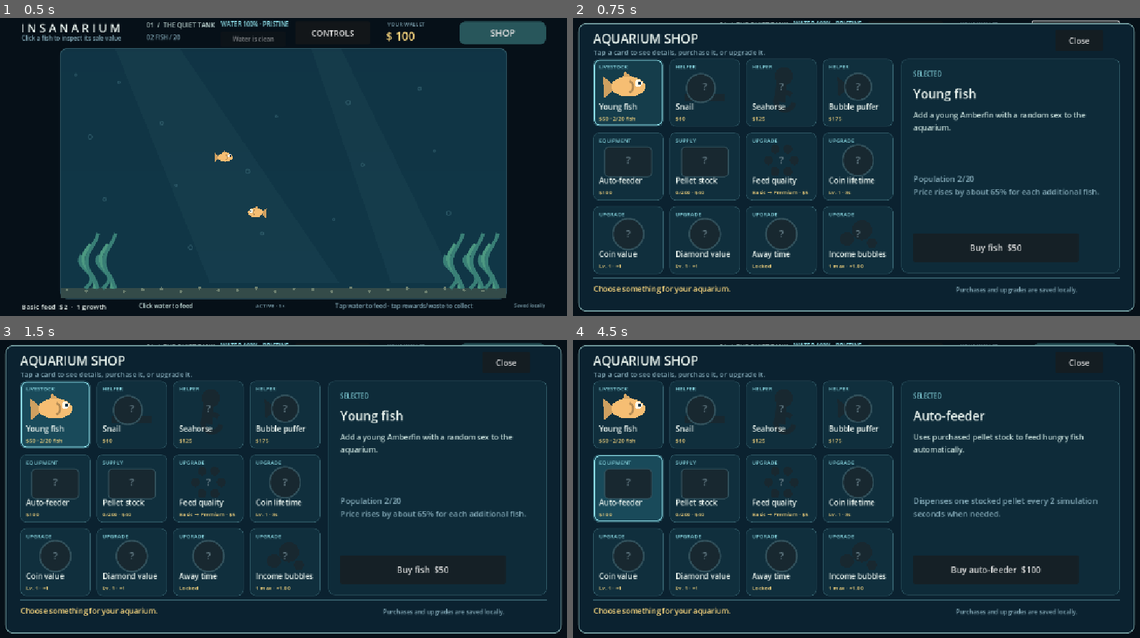
Above: before the commit, frames 1-4 (two rows, left to right).
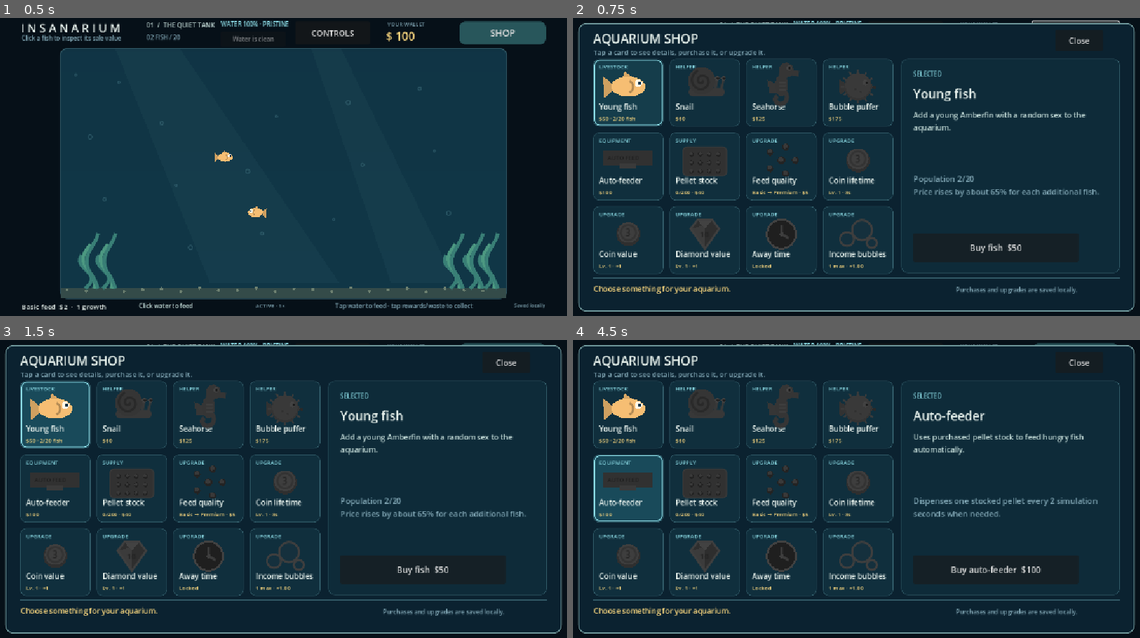
Above: after the commit, the same moments.

Repository: joshuakosasih/insanarium
Game: Godot game, scene res://scenes/aquarium.tscn
Two runs of this game, one before a commit and one after it. Both use one fixed random seed, a clock stepped at 60 frames per second and the inputs below.
Inputs (mouse positions are in pixels of both pictures, inside the frame that each line leads up to):
- Up to frame 1 (0.5 s): no input
- Up to frame 2 (0.75 s): click "SHOP" at 0.5 s
- Up to frame 3 (1.5 s): click (56, 414) at 1.27 s
- Up to frame 4 (4.5 s): click (703, 414) at 2.02 s; click (782, 414) at 2.77 s; click (856, 414) at 3.52 s; click (629, 489) at 4.27 s

Frame 1 is identical in both runs. In frame 2, 3.5% of the frame differs, in the area x 5-54%, y 14-78%; in frame 3, 3.5%; in frame 4, 3.8%.

Commit message:
Reuse exact artwork for shop silhouettes

Diff:
--- a/scripts/ui/shop_card.gd
+++ b/scripts/ui/shop_card.gd
@@ -1,7 +1,7 @@
 class_name ShopCard
 extends Button
 ## Reusable visual selector for purchasable creatures, equipment, and upgrades.
-const VectorArt = preload("res://scripts/art/aquarium_vector_art.gd")
+const ShopIconScript = preload("res://scripts/ui/shop_icon.gd")
 var item_id: String
 var display_title: String
 var category: String
@@ -11,6 +11,7 @@
 var discovered: bool = true
 var pellet_color: Color = Color("ffa86b")
 var pellet_growth: int = 1
+var icon_preview: ShopIcon
 
 func configure(item) -> void:
 	item_id = item.id
@@ -27,6 +28,10 @@
 		style.set_border_width_all(1)
 		style.set_corner_radius_all(12)
 		add_theme_stylebox_override(state, style)
+	icon_preview = ShopIconScript.new()
+	icon_preview.position = Vector2(71, 56)
+	icon_preview.icon_kind = icon_kind
+	add_child(icon_preview)
 	queue_redraw()
 
 func set_status(value: String) -> void:
@@ -39,21 +44,20 @@
 
 func set_discovered(value: bool) -> void:
 	discovered = value
+	if is_instance_valid(icon_preview):
+		icon_preview.set_discovered(value)
 	queue_redraw()
 
 func set_pellet_preview(color: Color, growth_credit: int) -> void:
 	pellet_color = color
 	pellet_growth = growth_credit
+	if is_instance_valid(icon_preview):
+		icon_preview.set_pellet_preview(color, growth_credit)
 	queue_redraw()
 
 func _draw() -> void:
 	if selected:
 		draw_style_box(selection_style(), Rect2(Vector2(2, 2), size - Vector2(4, 4)))
-	var center := Vector2(size.x * 0.5, 56)
-	if discovered:
-		draw_icon(center)
-	else:
-		draw_shadow_icon(center)
 	var font := ThemeDB.fallback_font
 	draw_string(font, Vector2(12, 20), category, HORIZONTAL_ALIGNMENT_LEFT, size.x - 24, 11, Color("8edfe9"))
 	draw_string(font, Vector2(12, size.y - 34), display_title, HORIZONTAL_ALIGNMENT_LEFT, size.x - 24, 15, Color("e8f2ed"))
@@ -66,85 +70,3 @@
 	style.set_border_width_all(2)
 	style.set_corner_radius_all(11)
 	return style
-
-func draw_icon(at: Vector2) -> void:
-	match icon_kind:
-		"fish":
-			VectorArt.draw_fish(self, at, 1.25, Color("f6be73"))
-		"snail":
-			VectorArt.draw_snail(self, at + Vector2(0, 12), 1.25)
-		"seahorse":
-			VectorArt.draw_seahorse(self, at + Vector2(0, 8), 1.15)
-		"puffer":
-			VectorArt.draw_puffer(self, at, 1.15, true)
-		"feeder":
-			VectorArt.draw_feeder(self, at + Vector2(-50, -20), 0.9, true)
-		"stock":
-			draw_style_box(machine_style(), Rect2(at + Vector2(-45, -28), Vector2(90, 60)))
-			for row in range(3):
-				for column in range(4):
-					VectorArt.draw_pellet(self, at + Vector2(-27 + column * 18, -12 + row * 17), pellet_growth, pellet_color, 0.65)
-		"feed":
-			for i in range(5):
-				var angle: float = i * TAU / 5.0
-				VectorArt.draw_pellet(self, at + Vector2(cos(angle), sin(angle)) * 28, pellet_growth, pellet_color, 1.0)
-			VectorArt.draw_pellet(self, at, pellet_growth, pellet_color, 1.15)
-		"coin":
-			VectorArt.draw_coin(self, at, 1.5, 3, false)
-		"diamond":
-			VectorArt.draw_coin(self, at, 1.5, 10, true)
-		"clock":
-			draw_circle(at, 31, Color("d8eef0"))
-			draw_circle(at, 27, Color("173847"))
-			draw_line(at, at + Vector2(0, -17), Color("8edfe9"), 4, true)
-			draw_line(at, at + Vector2(14, 8), Color("8edfe9"), 4, true)
-			draw_circle(at, 4, Color("ffdb80"))
-		"bubble":
-			for bubble in [Vector3(-22, 10, 14), Vector3(8, -8, 20), Vector3(28, 18, 10)]:
-				draw_circle(at + Vector2(bubble.x, bubble.y), bubble.z, Color(0.55, 0.88, 0.95, 0.12))
-				draw_arc(at + Vector2(bubble.x, bubble.y), bubble.z, 0, TAU, 24, Color("a9edf2"), 3, true)
-
-func draw_shadow_icon(at: Vector2) -> void:
-	var shadow := Color("182830")
-	var rim := Color("31505b")
-	match icon_kind:
-		"fish", "puffer":
-			draw_colored_polygon(PackedVector2Array([at + Vector2(-16, 0), at + Vector2(-42, -20), at + Vector2(-39, 20)]), shadow)
-			draw_circle(at, 27 if icon_kind == "puffer" else 23, shadow)
-			draw_arc(at, 27 if icon_kind == "puffer" else 23, 0, TAU, 28, rim, 2.0, true)
-		"snail":
-			draw_rect(Rect2(at + Vector2(-42, 15), Vector2(82, 15)), shadow)
-			draw_circle(at + Vector2(-8, 3), 29, shadow)
-			draw_arc(at + Vector2(-8, 3), 29, 0, TAU, 28, rim, 2.0, true)
-		"seahorse":
-			draw_circle(at + Vector2(5, -21), 18, shadow)
-			draw_line(at + Vector2(0, -10), at + Vector2(-3, 30), shadow, 20, true)
-			draw_arc(at + Vector2(7, 29), 18, 0.2, 5.5, 24, shadow, 9, true)
-		"feeder", "stock":
-			draw_style_box(shadow_box(), Rect2(at + Vector2(-48, -28), Vector2(96, 62)))
-		"feed":
-			for i in range(6):
-				draw_circle(at + Vector2.from_angle(i * TAU / 6.0) * 26.0, 9, shadow)
-		"coin", "diamond", "clock":
-			draw_circle(at, 31, shadow)
-			draw_arc(at, 31, 0, TAU, 32, rim, 2.0, true)
-		"bubble":
-			for bubble in [Vector3(-22, 10, 14), Vector3(8, -8, 20), Vector3(28, 18, 10)]:
-				draw_circle(at + Vector2(bubble.x, bubble.y), bubble.z, shadow)
-	draw_string(ThemeDB.fallback_font, at + Vector2(-10, 7), "?", HORIZONTAL_ALIGNMENT_CENTER, 20, 22, Color("5f7680"))
-
-func shadow_box() -> StyleBoxFlat:
-	var style := StyleBoxFlat.new()
-	style.bg_color = Color("182830")
-	style.border_color = Color("31505b")
-	style.set_border_width_all(2)
-	style.set_corner_radius_all(8)
-	return style
-
-func machine_style() -> StyleBoxFlat:
-	var style := StyleBoxFlat.new()
-	style.bg_color = Color("779caa")
-	style.border_color = Color("b0cbd1")
-	style.set_border_width_all(2)
-	style.set_corner_radius_all(8)
-	return style
--- /dev/null
+++ b/scripts/ui/shop_icon.gd
@@ -0,0 +1,78 @@
+class_name ShopIcon
+extends Node2D
+## Draws the exact reusable shop artwork, with an optional monochrome discovery mask.
+const VectorArt = preload("res://scripts/art/aquarium_vector_art.gd")
+var icon_kind: String = "fish"
+var pellet_color: Color = Color("ffa86b")
+var pellet_growth: int = 1
+var discovered: bool = true
+
+func set_discovered(value: bool) -> void:
+	discovered = value
+	# The grayscale shader keeps the exact contours and shading of the shared
+	# artwork while withholding its real colors until discovery.
+	material = null if discovered else silhouette_material()
+	queue_redraw()
+
+func set_pellet_preview(color: Color, growth_credit: int) -> void:
+	pellet_color = color
+	pellet_growth = growth_credit
+	queue_redraw()
+
+func _draw() -> void:
+	match icon_kind:
+		"fish":
+			VectorArt.draw_fish(self, Vector2.ZERO, 1.25, Color("f6be73"))
+		"snail":
+			VectorArt.draw_snail(self, Vector2(0, 12), 1.25)
+		"seahorse":
+			VectorArt.draw_seahorse(self, Vector2(0, -3), 1.05)
+		"puffer":
+			VectorArt.draw_puffer(self, Vector2.ZERO, 1.15, true)
+		"feeder":
+			VectorArt.draw_feeder(self, Vector2(-50, -20), 0.9, true)
+		"stock":
+			draw_style_box(machine_style(), Rect2(Vector2(-45, -28), Vector2(90, 60)))
+			for row in range(3):
+				for column in range(4):
+					VectorArt.draw_pellet(self, Vector2(-27 + column * 18, -12 + row * 17), pellet_growth, pellet_color, 0.65)
+		"feed":
+			for i in range(5):
+				var angle: float = i * TAU / 5.0
+				VectorArt.draw_pellet(self, Vector2(cos(angle), sin(angle)) * 28, pellet_growth, pellet_color, 1.0)
+			VectorArt.draw_pellet(self, Vector2.ZERO, pellet_growth, pellet_color, 1.15)
+		"coin":
+			VectorArt.draw_coin(self, Vector2.ZERO, 1.5, 3, false)
+		"diamond":
+			VectorArt.draw_coin(self, Vector2.ZERO, 1.5, 10, true)
+		"clock":
+			draw_circle(Vector2.ZERO, 31, Color("d8eef0"))
+			draw_circle(Vector2.ZERO, 27, Color("173847"))
+			draw_line(Vector2.ZERO, Vector2(0, -17), Color("8edfe9"), 4, true)
+			draw_line(Vector2.ZERO, Vector2(14, 8), Color("8edfe9"), 4, true)
+			draw_circle(Vector2.ZERO, 4, Color("ffdb80"))
+		"bubble":
+			for bubble in [Vector3(-22, 10, 14), Vector3(8, -8, 20), Vector3(28, 18, 10)]:
+				draw_circle(Vector2(bubble.x, bubble.y), bubble.z, Color(0.55, 0.88, 0.95, 0.12))
+				draw_arc(Vector2(bubble.x, bubble.y), bubble.z, 0, TAU, 24, Color("a9edf2"), 3, true)
+
+func silhouette_material() -> ShaderMaterial:
+	var shader := Shader.new()
+	shader.code = """
+shader_type canvas_item;
+void fragment() {
+	float shade = 0.09 + dot(COLOR.rgb, vec3(0.299, 0.587, 0.114)) * 0.18;
+	COLOR = vec4(vec3(shade), COLOR.a);
+}
+"""
+	var result := ShaderMaterial.new()
+	result.shader = shader
+	return result
+
+func machine_style() -> StyleBoxFlat:
+	var style := StyleBoxFlat.new()
+	style.bg_color = Color("779caa")
+	style.border_color = Color("b0cbd1")
+	style.set_border_width_all(2)
+	style.set_corner_radius_all(8)
+	return style
--- a/tests/prototype_test.gd
+++ b/tests/prototype_test.gd
@@ -64,6 +64,7 @@
 	check(get_nodes_in_group("fish").size() == 2 and get_nodes_in_group("pets").is_empty(), "two normal fish and no free pets")
 	check(not tank.shop_panel.visible and tank.shop_cards.size() == 12, "shop starts closed with reusable product cards")
 	check(tank.shop_cards.fish.discovered and not tank.shop_cards.snail.discovered and not tank.shop_cards.feed.discovered and not tank.shop_cards.coin_value.discovered and not tank.shop_cards.diamond_value.discovered, "unowned pets and untouched upgrades begin as shop silhouettes")
+	check(tank.shop_cards.snail.icon_preview.icon_kind == "snail" and tank.shop_cards.snail.icon_preview.material != null, "hidden products reuse their exact artwork through a grayscale material")
 	tank.shop_button.pressed.emit()
 	check(tank.shop_panel.visible, "shop button opens its connected panel")
 	tank.toggle_shop()
@@ -133,6 +134,7 @@
 	while tank.acquisition_celebration.visible:
 		tank.acquisition_celebration.finish_now()
 	check(tank.shop_cards.snail.discovered and tank.shop_cards.seahorse.discovered and tank.shop_cards.puffer.discovered and tank.shop_cards.feeder.discovered, "purchased helpers reveal their normal shop artwork")
+	check(tank.shop_cards.snail.icon_preview.material == null, "discovery removes the grayscale material and reveals the original colors")
 	for pet in get_nodes_in_group("pets"):
 		pet.set_process(false)
 	check(get_nodes_in_group("pets").size() == 3, "purchased pets are spawned")
Not shown, added: scripts/ui/shop_icon.gd.uid
Not shown, changed: README.md
Not shown, changed: build/web/index.html
Not shown, changed: build/web/index.pck
Not shown, changed: build/web/index.service.worker.js
